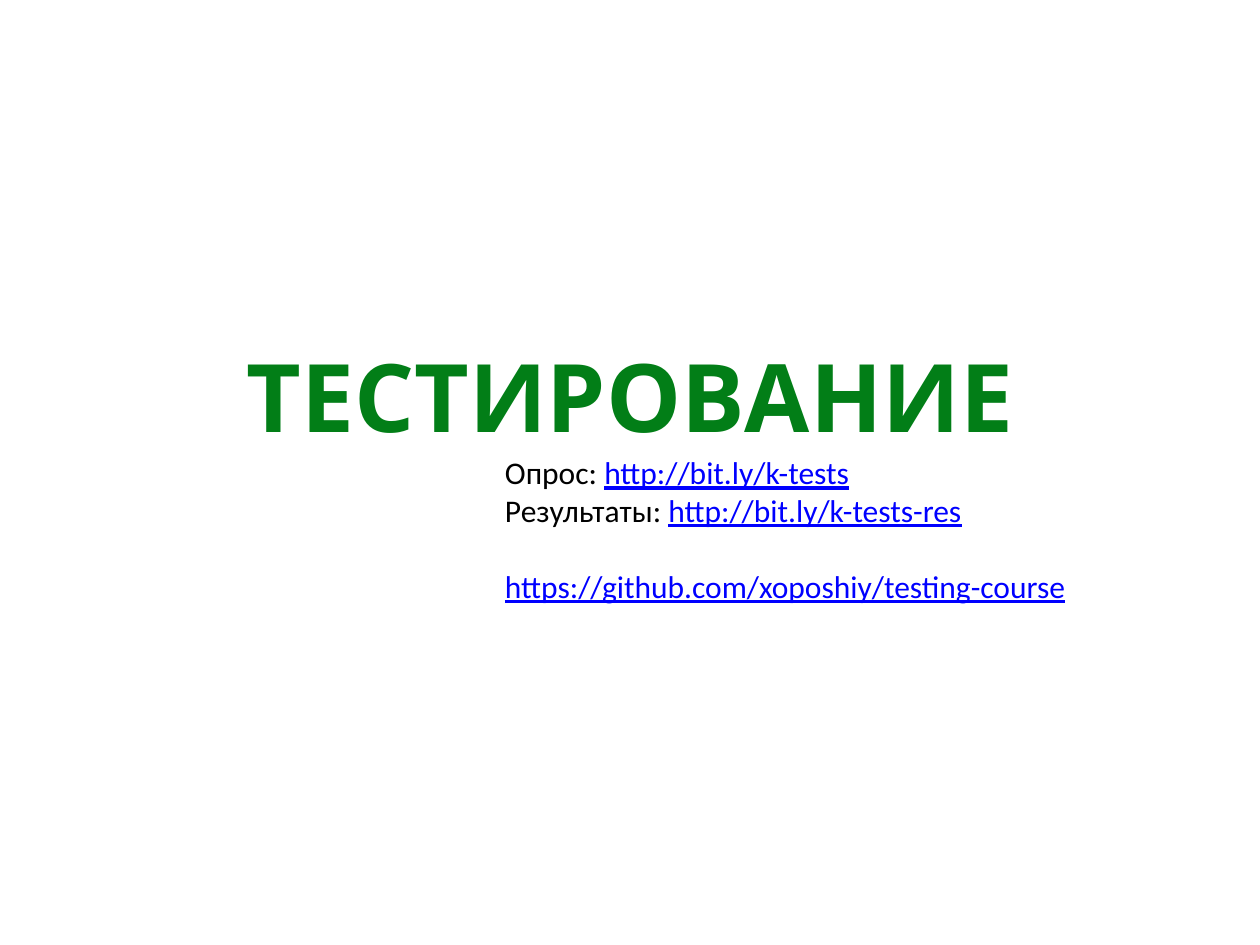
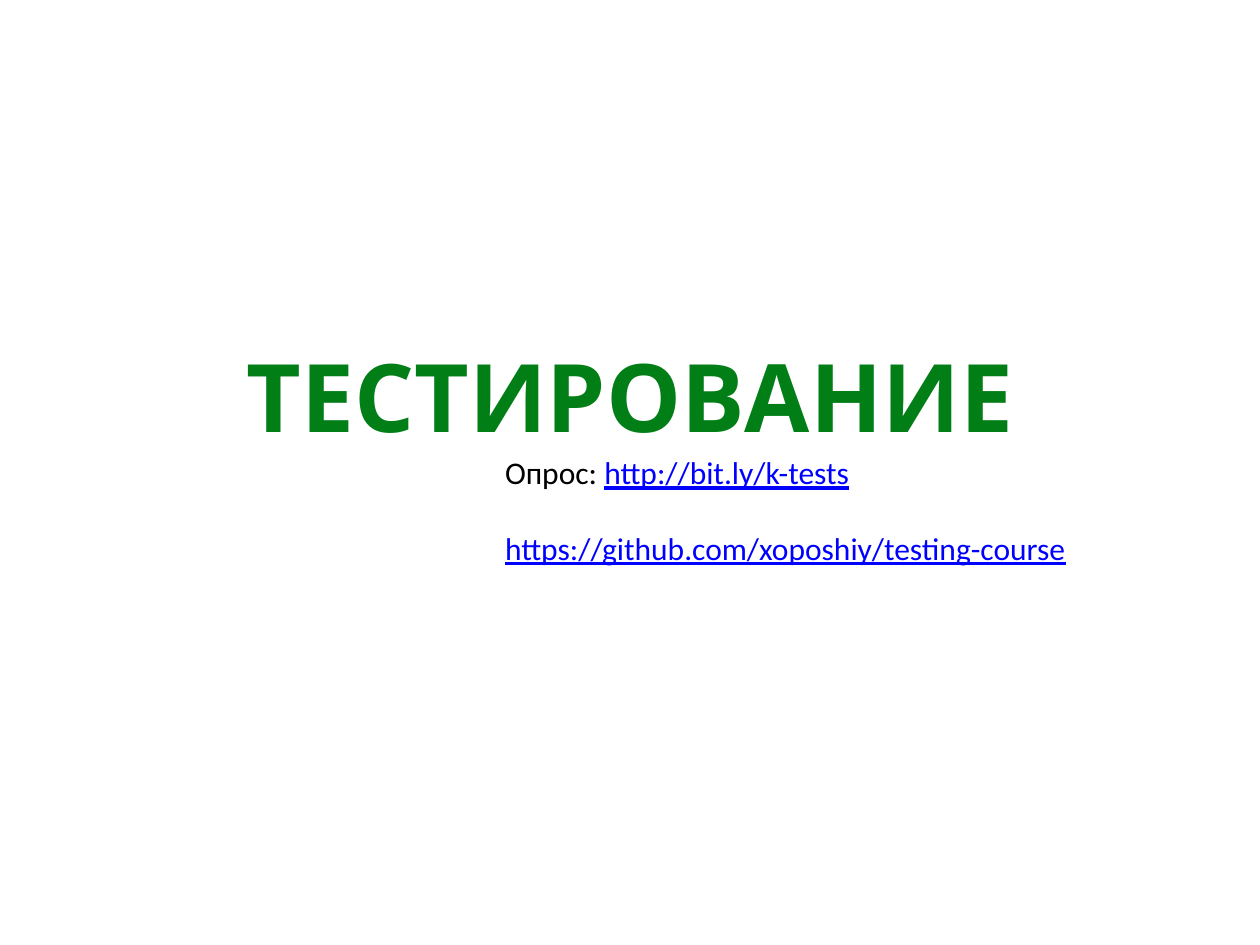
Before and after one commit to xoposhiy/testing-course, a slide deck: slide 1 of day1.pptx. Drawn at 1260x945 pixels with LibreOffice and Linux fonts; fonts in the diff are those of the drawing. Boxes give left, top, right and bottom in pixels: in the first picture for what was removed or moved away, otherwise in the second. Text is boxed around its words. In the diff, an @@ line names an element or a change of style, - is before the commit and + after.

```diff
--- a/day1.pptx
+++ b/day1.pptx
@@ text at [505, 500, 961, 527]: paragraph removed @@
-Результаты: http://bit.ly/k-tests-res
```
Also in this commit, not shown: 5 other slides changed.
